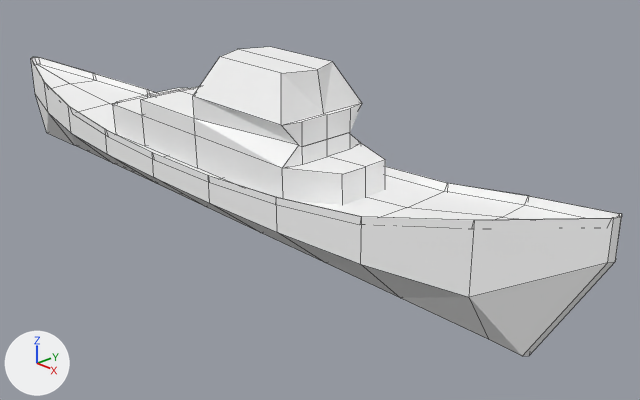
The Blender file assets/ship.blend: old version first, new version second.
Before and after are seen from a 50 mm lens placed at (13.77, -10.48, 6.45), pointed at (1.59, 0.97, -0.38). Every picture has the same lights, and +X, +Y and +Z are marked at lower left. Mesh edges are drawn as thin lines.
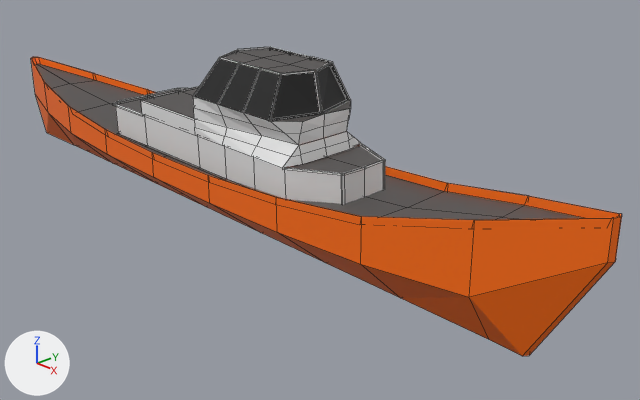
Diff of the bpy script that builds the scene:
```diff
--- a/assets/ship.blend.py
+++ b/assets/ship.blend.py
@@ mat_material @@
 mat_material = principled_material('Material')
-mat_material.base_color = (1.0, 1.0, 1.0)  # white #ffffff
+mat_material.base_color = (1.0, 0.154, 0.0)  # orange #ff6d00
@@ mat_material_002 @@
+mat_material_002 = principled_material('Material.002')
+mat_material_002.base_color = (0.8, 0.8, 0.8)  # white #e7e7e7
@@ mat_material_003 @@
+mat_material_003 = principled_material('Material.003')
+mat_material_003.base_color = (0.0122, 0.0122, 0.0122)  # black #1d1d1d
@@ mat_material_001 @@
+mat_material_001 = principled_material('Material.001')
+mat_material_001.base_color = (0.0871, 0.0798, 0.0776)  # dark grey #53504f
@@ me_cube @@
 # used by ob_cube; location = (0.0, 0.0, 0.0); scale = (8.55, 1.0, 1.0)
-me_cube.from_pydata(...)  # 137 vertices, 106 faces; spans x -1.0..1.0, y 0.0..1.3, z -1.0..2.65
+me_cube.from_pydata(...)  # 265 vertices, 219 faces; spans x -1.0..1.0, y 0.0..1.3, z -1.0..2.65
+# me_cube part 1
+# 4 vertices are removed from x -0.34..0.33, y 0.0..0.99, z 1.09..1.88
+# 27 faces are deleted
+# 4 vertices in x 0.33, y 0.0..0.59, z 1.43 move by (-0.01, 0.0, 0.0)
+# 96 vertices are added at x -0.35..0.44, y 0.0..1.0, z 0.47..2.65
+# 11 new vertices lie (0.0, -0.06, 0.0) away from vertices in x -0.35..0.44, y 0.53..0.99, z 0.4..1.1
+# 5 new vertices lie (0.1, 0.0, 0.01) away from vertices in x 0.02, y 0.0..0.99, z 0.41..1.09
+# 5 new vertices lie (-0.1, 0.0, 0.0) away from vertices in x 0.32, y 0.0..0.99, z 0.42..1.1
+# 5 new vertices lie (0.0, 0.0, 0.23) away from vertices in x -0.03..0.33, y 0.0..0.99, z 1.38..1.43
+# 5 new vertices lie (-0.07, 0.0, 0.0) away from vertices in x 0.27, y 0.6..0.62, z 2.61..2.65
+# 5 new vertices lie (0.08, 0.0, 0.0) away from vertices in x 0.02..0.11, y 0.0..0.99, z 1.87..2.61
+# 20 new faces join them, mat_material_001 (dark grey #53504f)
+# 8 new faces join them, mat_material (orange #ff6d00)
+# 104 new faces join them, mat_material_002 (white #e7e7e7)
+# 8 new faces join them, mat_material_003 (black #1d1d1d)
+# me_cube part 2: 11 faces spanning x -0.98..0.99, y 0.0..1.28, z 0.38..1.54 switch from mat_material (white #ffffff) to mat_material_001 (dark grey #53504f)
+# me_cube part 3: 3 faces spanning x -0.35..-0.2, y 0.0..0.99, z 0.4..1.42 switch from mat_material (white #ffffff) to mat_material_002 (white #e7e7e7)
+me_cube.materials.append(mat_material_003)  # black #1d1d1d
```

Location of each change, [x1, y1, x2, y2] in pixels of the pictures (640 x 400 px):
'Cube', recoloured, reshaped (grey to orange)
    both: [31, 47, 622, 356]
part 1 of me_cube, built on
    both: [113, 47, 385, 205]
part 2 of me_cube, recoloured (white to grey)
    both: [36, 64, 582, 220]
part 3 of me_cube, recoloured
    after: [120, 89, 175, 102]
